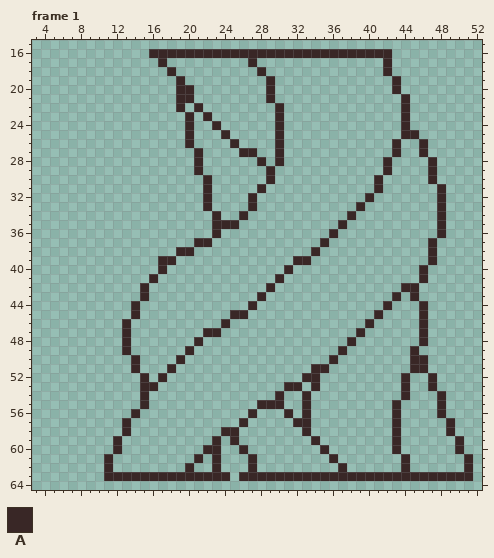
Edited in one commit: pixel-art file (OpenGL/Content/images/roots_0.aseprite). Above: the version before the commit.
64x80 pixels, 19 frames. Shown: frame 1: x 3..52, y 15..64. The commit also changed other frames, which this record leaves out.
Palette (. is transparent): A #392726
Pixels before, frame 1 (only the part around the change), first column x 7:
15 ..............................................
16 .........AAAAAAAAAAAAAAAAAAAAAAAAAAA..........
17 ..........A.........A..............A..........
18 ...........A.........A.............A..........
19 ............A.........A.............A.........
20 ............AA........A.............A.........
21 ............AA........A..............A........
22 ............A.A........A.............A........
23 .............A.A.......A.............A........
24 .............A..A......A.............A........
25 .............A...A.....A.............AA.......
26 .............A....A....A............A..A......
27 ..............A....AA..A............A..A......
28 ..............A......A.A...........A....A.....
29 ..............A.......A............A....A.....
30 ...............A......A...........A.....A.....
31 ...............A.....A............A......A....
32 ...............A....A............A.......A....
33 ...............A....A...........A........A....
34 ................A..A...........A.........A....
35 ................AAA...........A..........A....
36 ................A............A...........A....
37 ..............AA............A...........A.....
38 ............AA.............A............A.....
39 ..........AA.............AA.............A.....
40 ..........A.............A..............A......
41 .........A.............A...............A......
42 ........A.............A..............AA.......
43 ........A............A..............A.A.......
44 .......A............A..............A...A......
45 .......A..........AA..............A....A......
46 ......A..........A...............A.....A......
47 ......A........AA...............A......A......
48 ......A.......A................A.......A......
49 ......A......A................A.......A.......
50 .......A....A................A........AA......
51 .......A...A...............AA.........AA......
52 ........A.A...............AA.........A..A.....
53 ........AA..............AA.A.........A..A.....
54 ........A..............A..A..........A...A....
55 ........A............AAA..A.........A....A....
56 .......A............A...A.A.........A....A....
57 ......A............A.....AA.........A.....A...
58 ......A..........AA.......A.........A.....A...
59 .....A..........A.A........A........A......A..
60 .....A.........AA..A........A.......A......A..
61 ....A.........A.A...A........A.......A......A.
62 ....A........A..A...A.........A......A......A.
63 ....AAAAAAAAAAAAAA.AAAAAAAAAAAAAAAAAAAAAAAAAA.
64 ..............................................
The same view after the edit:
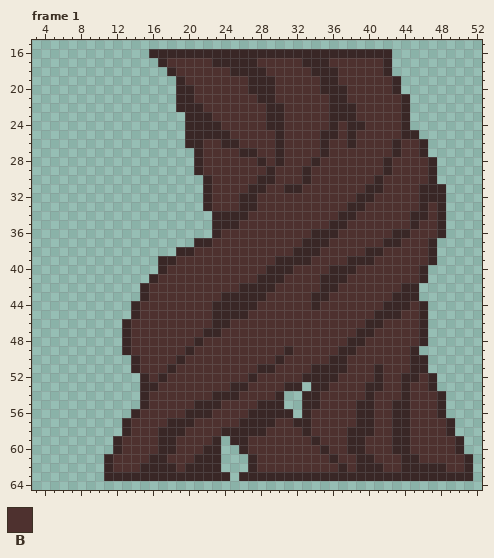
Colours new in this view: B #4e312f
From the commit log: Completed the shading and details for the root blockage animation.
The edit:
Changed rows in their new state; - is an unchanged pixel.
Frame 1:
first column x 12:
17 ------BBBBBAAAA-BBBBBAAABBBBBB---------
18 -------BBBBBBAAA-BBBBBAAABBBBB---------
19 --------BBBBBBBAA-BBBBBAABBBBBB--------
20 ---------BBBBBBAA-BBBBBAAABBBBB--------
21 ---------BBBBBBBA-BBBBBBAABBBBBB-------
22 --------A-BBBBBBBA-BBBBBAAABBBBB-------
23 ---------A-BBBBBBA-BBBBBAAABBBBB-------
24 ---------AA-BBBBBA-BBBBBABAABBBB-------
25 ---------AAA-BBBBB-BBBBAABABBBBB-------
26 ---------ABBA-BBBB-BBBBABBABBBB-BB-----
27 ----------BBBB--BB-BBBBABBBBBBB-BB-----
28 ----------BBBBBB-B-BBBABBBBBBB-BBBB----
29 ----------BBBBBBB-BBBABBBBBBBB-BBBB----
30 -----------BBBBBA-BBBABBBBBBB-BBBBB----
31 -----------BBBBA-BBAABBBBBBBA-BBBBAA---
32 -----------BBBA-BBBBBBBBBBBA-BBBBBAA---
33 -----------BBBA-BBBBBBBBBBA-BBBBBBAB---
34 ------------AA-BBBBBBBBBBA-BBBBBBAAB---
35 --------------BBBBBBBBBBA-BBBBBBBABB---
36 ------------BBBBBBBBBBAA-BBBBBBAABBB---
37 -----------BBBBBBBBBBAA-BBBBBBAABBB----
38 ---------BBBBBBBBBBBAA-BBBBBAABBBBB----
39 -------BBBBBBBBBBBAA--BBBBAAABBBBBB----
40 ------BBBBBBBBBBBAA-BBBBAAABBBBBBB-----
41 -----BBBBBBBBBBBAA-BBBBAAABBBBBBBB-----
42 ----BBBBBBBBBBAAA-BBBBBAABBBBBBB-------
43 ----BBBBBBBBAAAA-BBBBBAABBBBBBB-A------
44 ---BBBBBBBBAAAA-BBBBBBABBBBBBB-AAB-----
45 ---BBBBBBBBAA--BBBBBBBBBBBBBB-AABB-----
46 --BBBBBBBBBA-BBBBBBBBBBBBBBB-ABBBB-----
47 --BBBBBBBB--BBBBBBBBBBBBBBB-ABBBBB-----
48 --BBBBBBB-BBBBBBBBBBBBBBBB-ABBBBBB-----
49 --BBBBBB-BBBBBBBBBBABBBBB-ABBBBBB------
50 ---BBBB-BBBBBBBBBBABBBBB-ABBBBBBB------
51 ---BBB-BBBBBBBBBAABBBB--AABBBABBB------
52 ----B-BBBBBBBBBABBBBB--AABBBBABB-AB----
53 -----BBBBBBBBAABBBB----ABBBBAABB-BB----
54 ----BBBBBBBAAABBBB----ABBBBBABBB-BBB---
55 ----BBBBBAAABBBB------ABBBBAABB-ABBB---
56 ---BBBBBAAABBBB-AAA---BBBBBAABB-ABBB---
57 --BBBBAAABBBBB-AAABB--BBBBBAABB-ABBBB--
58 --BBBAAABBBB--AAABBBB-BBBBAAABB-ABBBB--
59 -BBBBAABBBB---ABBBBBBB-BBBAABBB-ABBBBB-
60 -BBBBAABBB-----BBBBBBBB-BBAABBB-ABBBBB-
61 BBBBAABBB-A-----BBBBBBBB-BBAABBB-ABBBBB
62 BBBAAAAB-AA-----BBBBBBBBB-BAAABB-AAAABB
